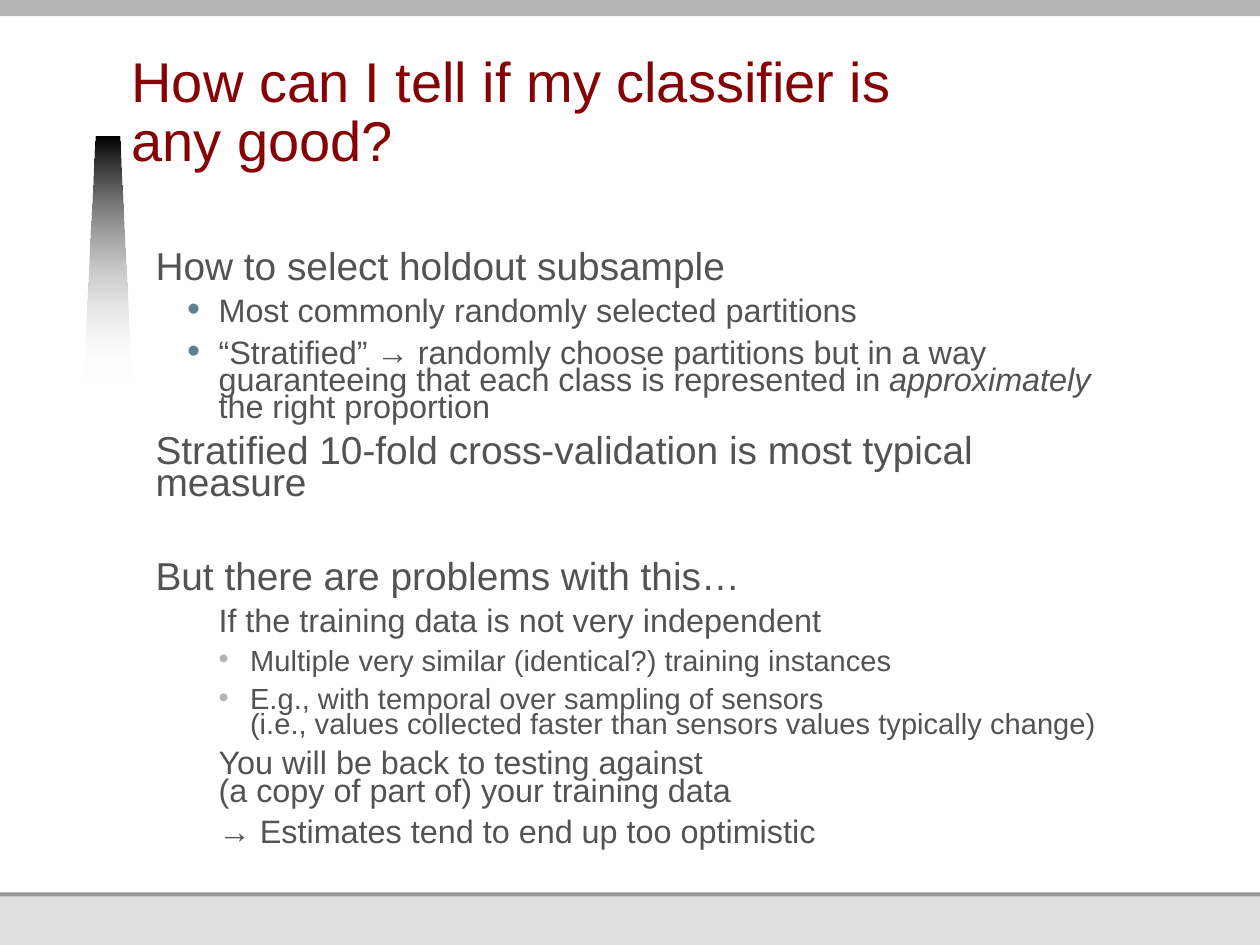
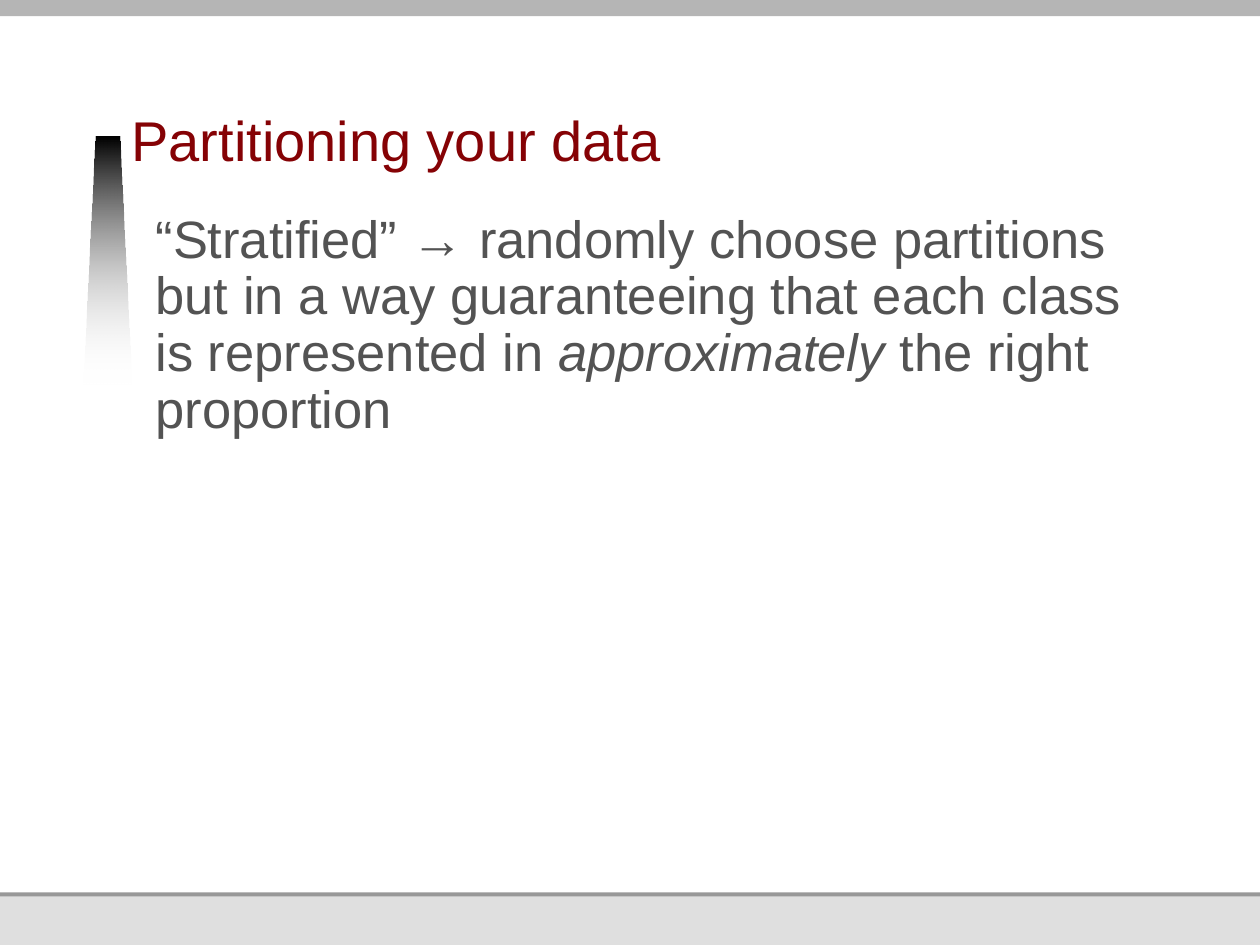
Before and after one commit to jmankoff/data, a slide deck: slide 34 of Lectures/10 Machine Learning II Training and Testing.pptx (slide 17 before the commit). Drawn at 1260x945 pixels with LibreOffice and Linux fonts; fonts in the diff are those of the drawing; background and template pictures are left out. Boxes give left, top, right and bottom in pixels: in the first picture for what was removed or moved away, otherwise in the second. Text is boxed around its words. In the diff, an @@ line names an element or a change of style, - is before the commit and + after.

Commit message:
Lecture for Tues Mar 4 on testing and training machine learning

```diff
--- a/Lectures/10 Machine Learning II Training and Testing.pptx
+++ b/Lectures/10 Machine Learning II Training and Testing.pptx
@@ title at <box>131,120,660,172</box>: text changed @@
-How can I tell if my classifier is any good?
+Partitioning your data
@@ text "“Stratified” → randomly choose partitions ...": place and size @@
-text "“Stratified” → randomly choose partitions ..." at <box>156,252,1095,849</box>
+text "“Stratified” → randomly choose partitions ..." at <box>156,220,1121,439</box>
@@ text "“Stratified” → randomly choose partitions ..." at <box>156,220,1121,439</box>: size 18.5 to 30 pt; bullet • to none; list level 2 to 1 in "“Stratified” → randomly choose partitions ..."; line spacing 0.7 to 0.9 @@
@@ text at <box>156,252,857,329</box>: paragraphs removed @@
-How to select holdout subsample
-  • Most commonly randomly selected partitions
@@ text at <box>156,436,1095,849</box>: paragraphs removed @@
-Stratified 10-fold cross-validation is most typical measure
-But there are problems with this…
-  If the training data is not very independent
-    • Multiple very similar (identical?) training instances
-    • E.g., with temporal over sampling of sensors
-      (i.e., values collected faster than sensors values typically change)
-  You will be back to testing against
-  (a copy of part of) your training data
-  → Estimates tend to end up too optimistic
```
Also in this commit, not shown: 14 other slides changed, 24 slides added, 12 slides removed.
